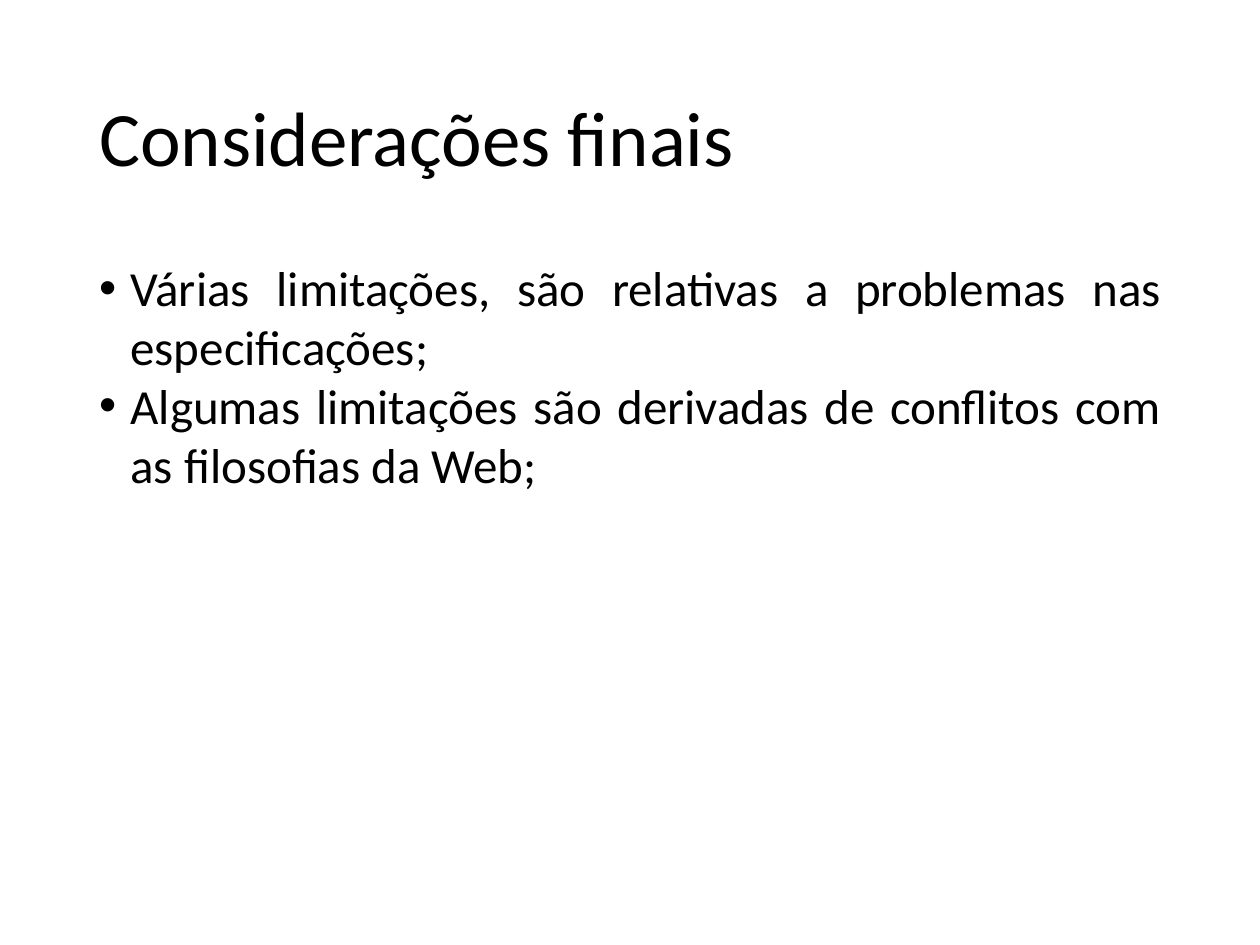
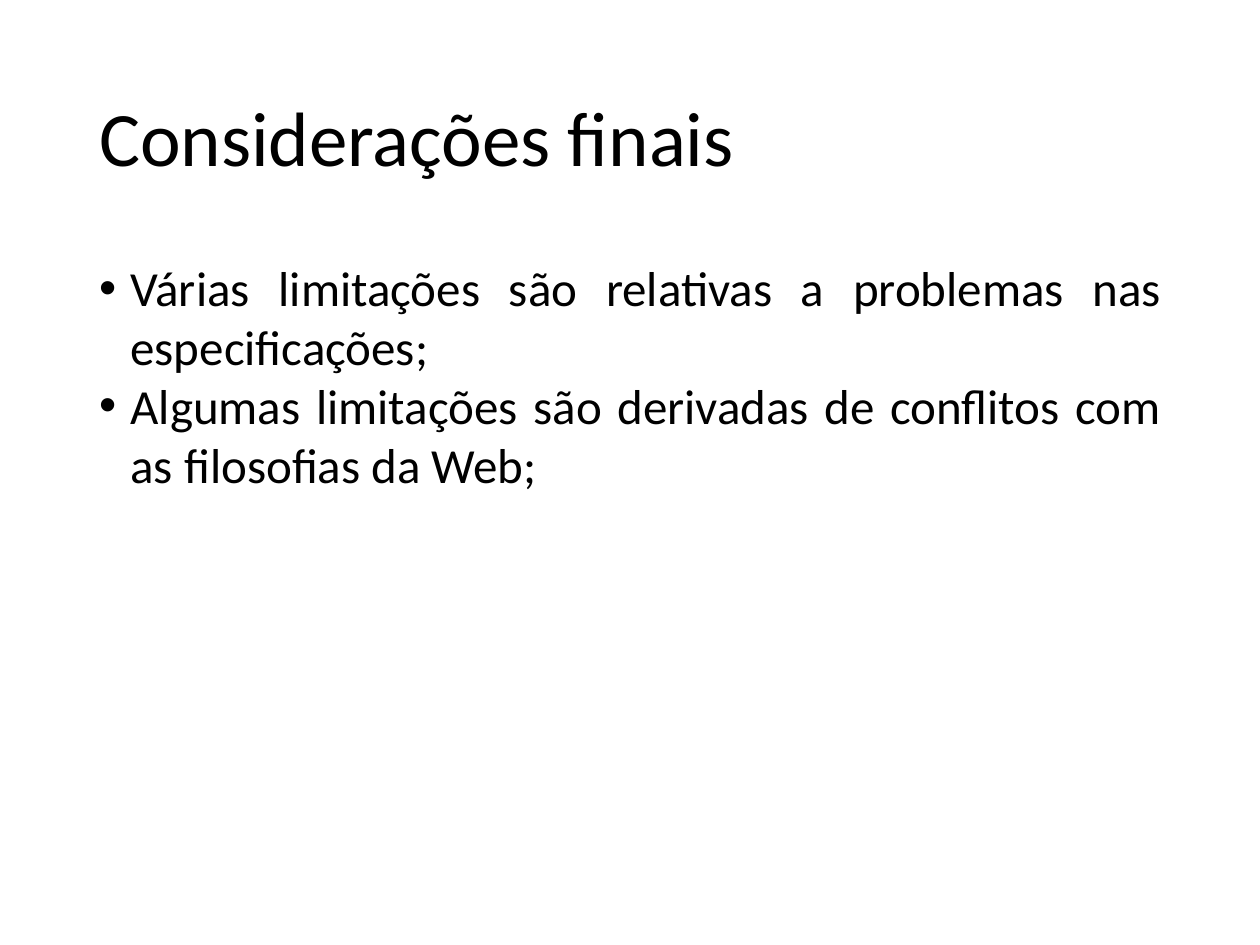
Before and after one commit to jeanCarloMachado/htmlLimitations, a slide deck: slide 22 of LimitacoesHTMLJogosMultiplataforma.odp (slide 25 before the commit). Drawn at 1260x945 pixels with LibreOffice and Linux fonts; fonts in the diff are those of the drawing; background and template pictures are left out. Boxes give left, top, right and bottom in pixels: in the first picture for what was removed or moved away, otherwise in the second. Text is boxed around its words. In the diff, an @@ line names an element or a change of style, - is before the commit and + after.

```diff
--- a/LimitacoesHTMLJogosMultiplataforma.odp
+++ b/LimitacoesHTMLJogosMultiplataforma.odp
@@ text at <box>131,272,1160,374</box>: text changed @@
-• Várias limitações, são relativas a problemas nas especificações;
+• Várias limitações são relativas a problemas nas especificações;
```
Also in this commit, not shown: 10 other slides changed, 3 slides removed, 1 other file.
